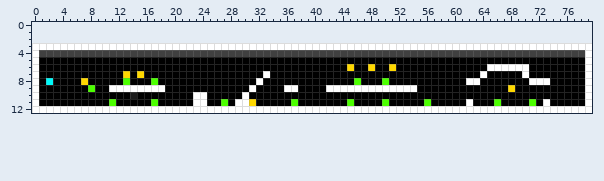
File history of a sprite sheet, MiraiNiTaishite/res/level1.png. The first picture shows the starting point.
The file is 80x10 pixels. Colours within 5 levels of each other are drawn and written as one. The old version is drawn lined up with the new one, on the new canvas.
New version:
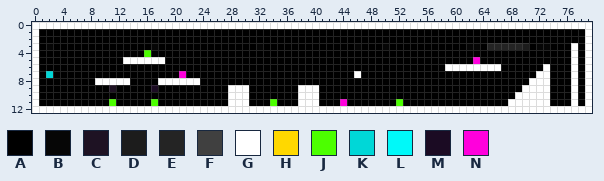
Palette (. is transparent): A #000000  B #060606  C #1e1223  D #1c1c1c  E #242424  F #404040  G #ffffff  H #ffd800  J #4cff00  K #00d7d7  L #00f9f9  M #1b0b23  N #ff00dc
Edits made:
canvas 80x10 -> 80x13, the old top-left corner now at 0,3
The edit adds colour A in rows 1 to 2 at x 1 to 78.
Colour D gives way to colour A in row 10 at x 14.
Colour F gives way to colour A in row 4 at x 1 to 15, 17 to 76 and 78.
Colour G gives way to colour A in row 3 at x 1, 3 to 16, 18 to 31, 33 to 45, 47 to 49, 51 to 61, 64, 71, 74 to 76 and 78; in row 6 at x 67 to 70; in row 7 at x 33, 64 and 70; in row 8 at x 32 and 62 to 63; in row 9 at x 12 to 16, 18, 31, 36 to 37 and 42 to 54; in row 10 at x 23 to 24.
Colour G gives way to colour A in row 11 at x 23 to 24 and 62.
Colour H gives way to colour A in row 6 at x 45, 48 and 51; in row 7 at x 13 and 15; in row 8 at x 7; in row 9 at x 68; in row 11 at x 31.
Colour J gives way to colour A in row 8 at x 17, 46 and 50; in row 9 at x 8; in row 11 at x 27, 37, 45, 50, 56 and 66.
Colour L gives way to colour A in row 8 at x 2.
Colour G gives way to colour B in row 3 at x 2, 17, 32, 46, 50, 62 to 63 and 72 to 73.
Colour G gives way to colour C in row 9 at x 11.
Colour G gives way to colour D in row 3 at x 70.
Colour G gives way to colour E in row 3 at x 65 to 69.
The edit adds colour G in row 0 at x 0 to 79; in rows 1 to 2 at x 0 and 79.
Colour A gives way to colour G in row 5 at x 13 to 18 and 77; in row 6 at x 59 to 64, 73 and 77; in row 7 at x 46, 72 to 73 and 77; in row 8 at x 9 to 12, 18 to 23 and 77; in row 9 at x 28 to 30, 38 to 40, 70 to 73 and 77; in row 10 at x 28 to 29, 38 to 40, 69 to 73 and 77.
Colour A gives way to colour G in row 11 at x 28, 38 to 40, 68 to 70, 72 and 77.
Colour F gives way to colour G in row 4 at x 77.
Colour J gives way to colour G in row 8 at x 13; in row 11 at x 71.
Colour A gives way to colour J in row 11 at x 34 and 52.
Colour F gives way to colour J in row 4 at x 16.
Colour A gives way to colour K in row 7 at x 2.
Colour G gives way to colour M in row 9 at x 17.
Colour A gives way to colour N in row 5 at x 63; in row 7 at x 21; in row 11 at x 44.
